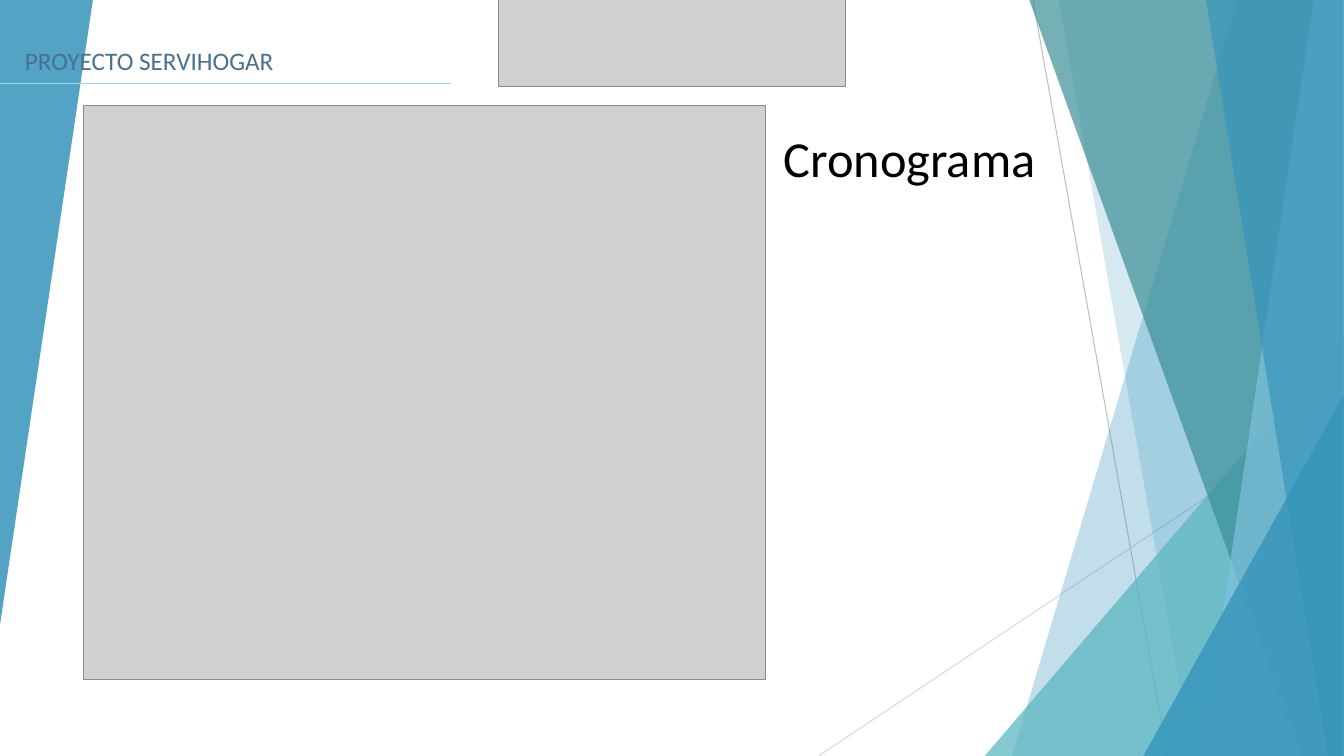
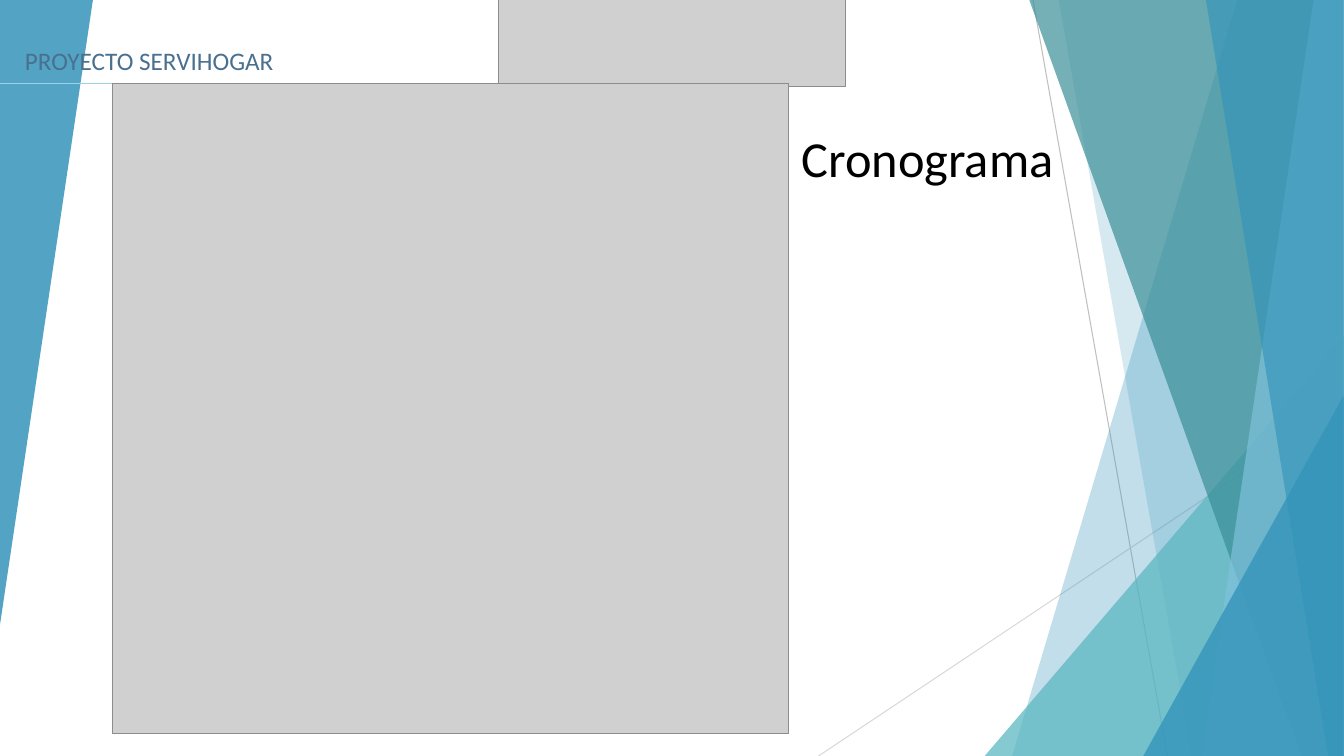
Before and after one commit to TopherHasashi/Servihogar-Capstone, a slide deck: slide 7 of Fase 2/Presentación Proyecto.pptx. Drawn at 1344x756 pixels with LibreOffice and Linux fonts; fonts in the diff are those of the drawing; grey boxes stand for pictures. Boxes give left, top, right and bottom in pixels: in the first picture for what was removed or moved away, otherwise in the second. Text is boxed around its words. In the diff, an @@ line names an element or a change of style, - is before the commit and + after.

```diff
--- a/Fase 2/Presentación Proyecto.pptx
+++ b/Fase 2/Presentación Proyecto.pptx
@@ picture: place and size @@
-picture at bbox=[84, 106, 765, 680]
+picture at bbox=[112, 84, 788, 734]
@@ text "Cronograma": place and size @@
-text "Cronograma" at bbox=[783, 144, 1035, 186]
+text "Cronograma" at bbox=[802, 144, 1054, 186]
```
Also in this commit, not shown: 8 other slides changed, 12 other files.
